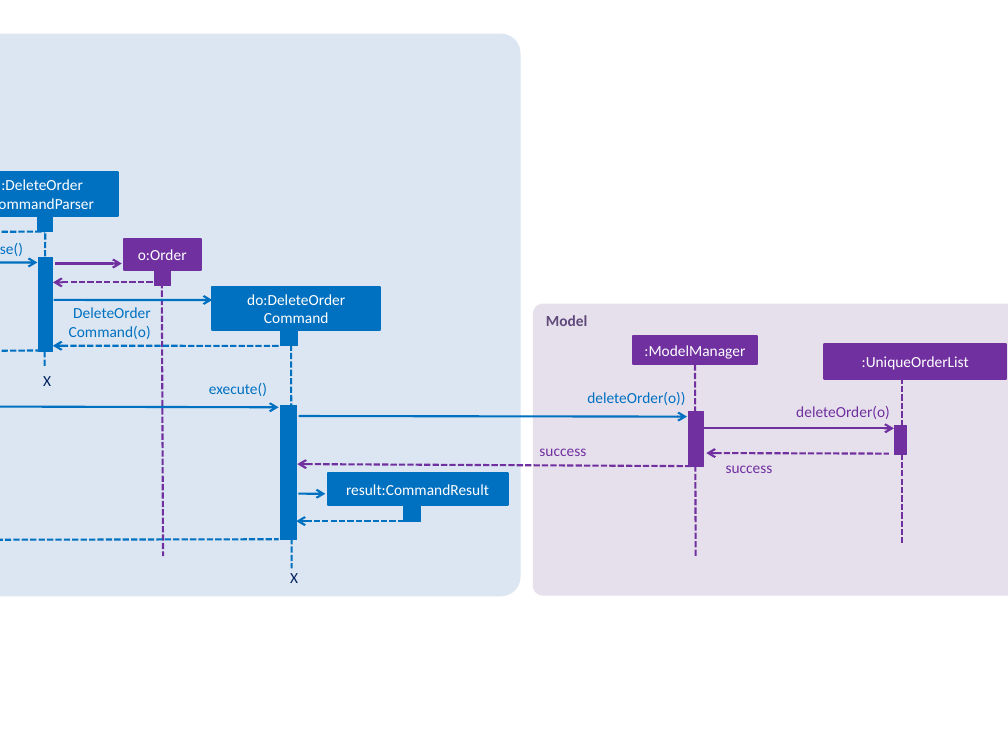
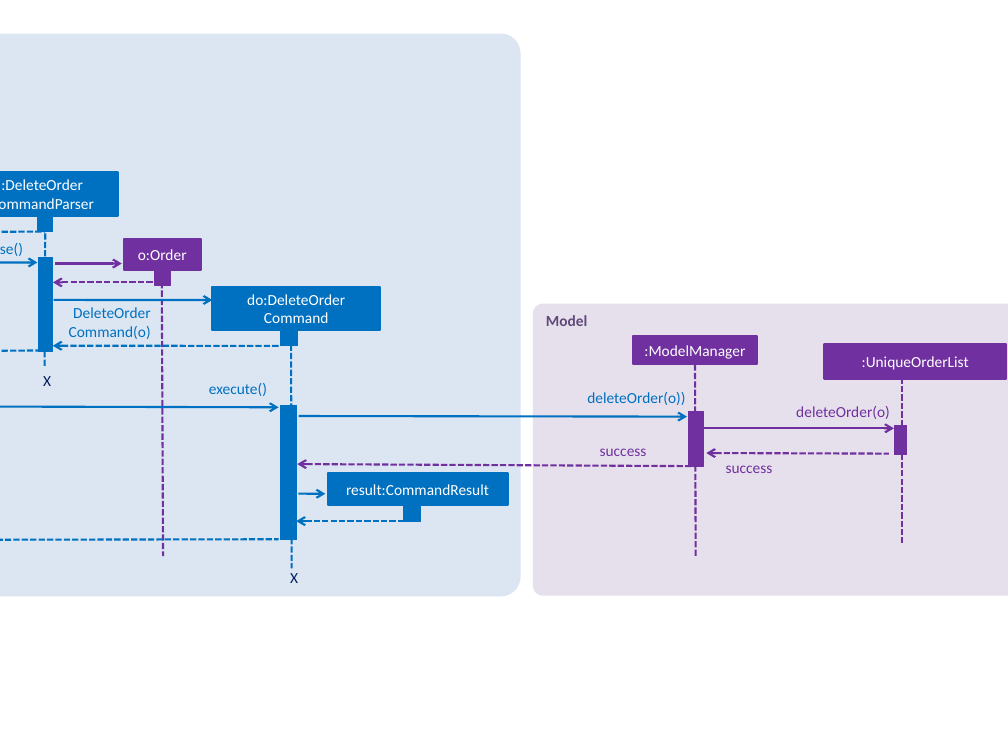
Before and after one commit to CS2103JAN2018-W13-B1/addressbook-level4, a slide deck: slide 8 of docs/diagrams/OrderManagementUMLDiagrams.pptx. Drawn at 1008x756 pixels with LibreOffice and Linux fonts; fonts in the diff are those of the drawing. Boxes give left, top, right and bottom in pixels: in the first picture for what was removed or moved away, otherwise in the second. Text is boxed around its words. In the diff, an @@ line names an element or a change of style, - is before the commit and + after.

```diff
--- a/docs/diagrams/OrderManagementUMLDiagrams.pptx
+++ b/docs/diagrams/OrderManagementUMLDiagrams.pptx
@@ text "success": place and size @@
-text "success" at (539,448,586,456)
+text "success" at (600,448,647,456)
```
Also in this commit, not shown: 3 other slides changed, 9 other files.
